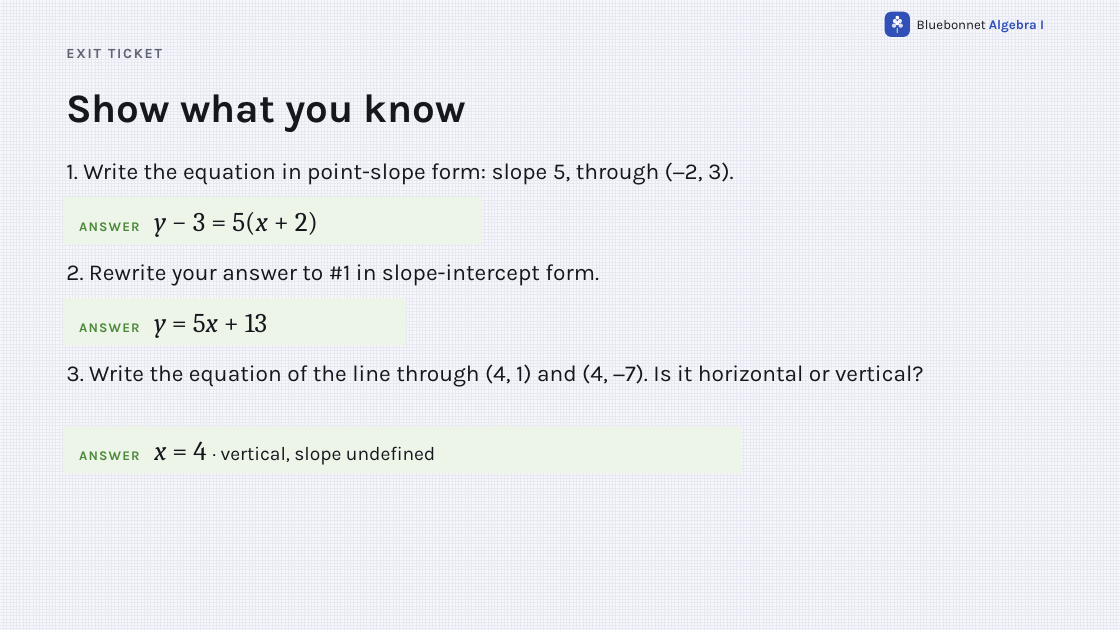
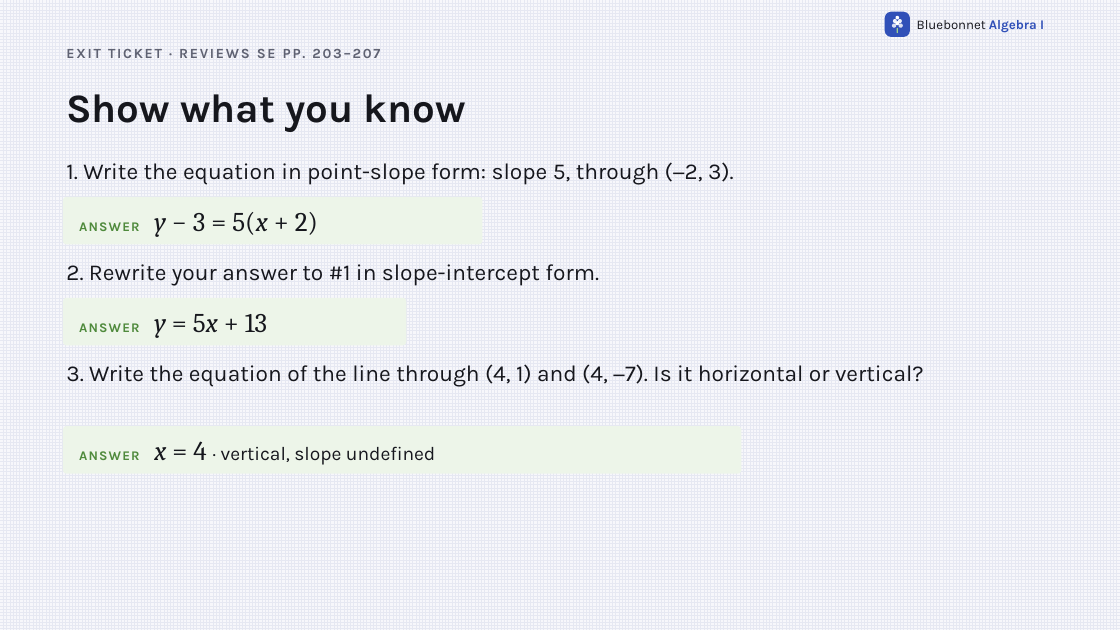
Before and after one commit to Apolloat2022/Algebra1M2U1L4, a slide deck: slide 30 of point-slope-form-lesson4.pptx. Drawn at 1120x630 pixels with LibreOffice and Linux fonts; fonts in the diff are those of the drawing. Boxes give left, top, right and bottom in pixels: in the first picture for what was removed or moved away, otherwise in the second. Text is boxed around its words. In the diff, an @@ line names an element or a change of style, - is before the commit and + after.

```diff
--- a/point-slope-form-lesson4.pptx
+++ b/point-slope-form-lesson4.pptx
@@ text at (66,49,380,58): text changed @@
-EXIT TICKET
+EXIT TICKET · REVIEWS SE PP. 203–207
```
Also in this commit, not shown: 1 other file.
